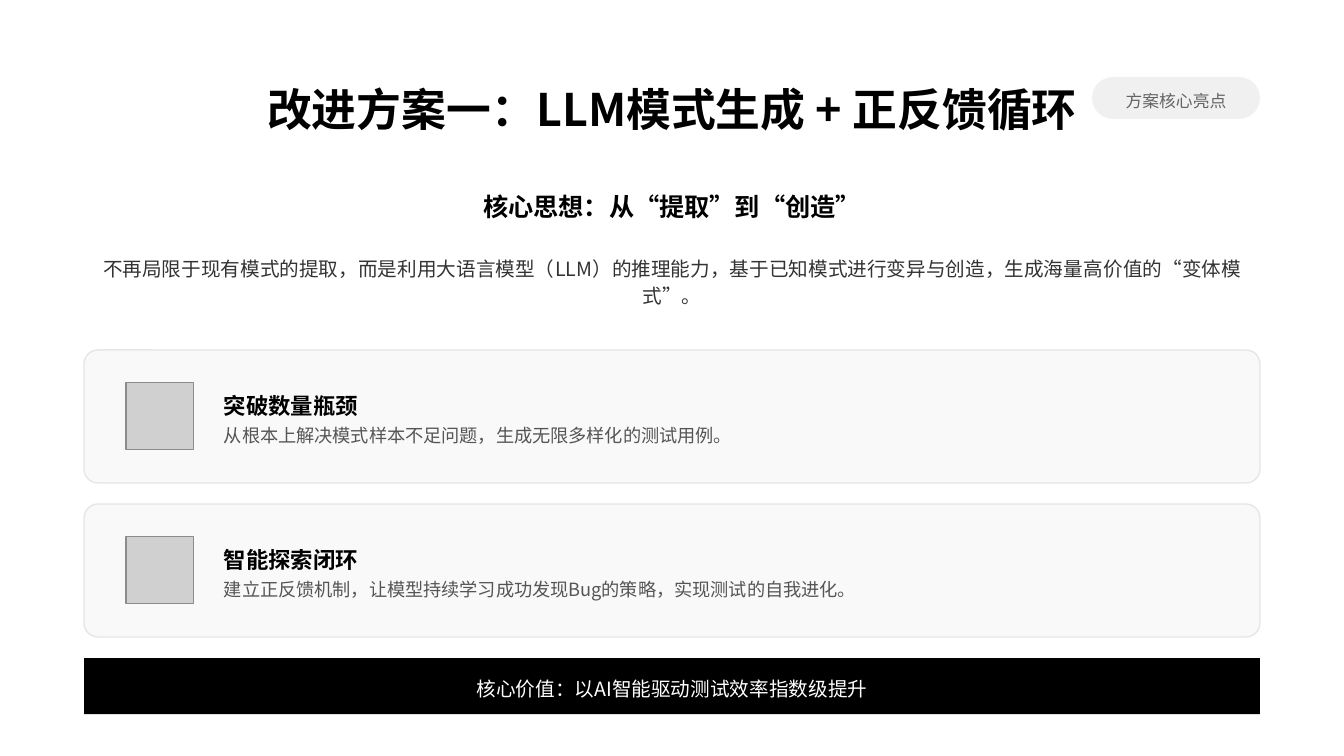
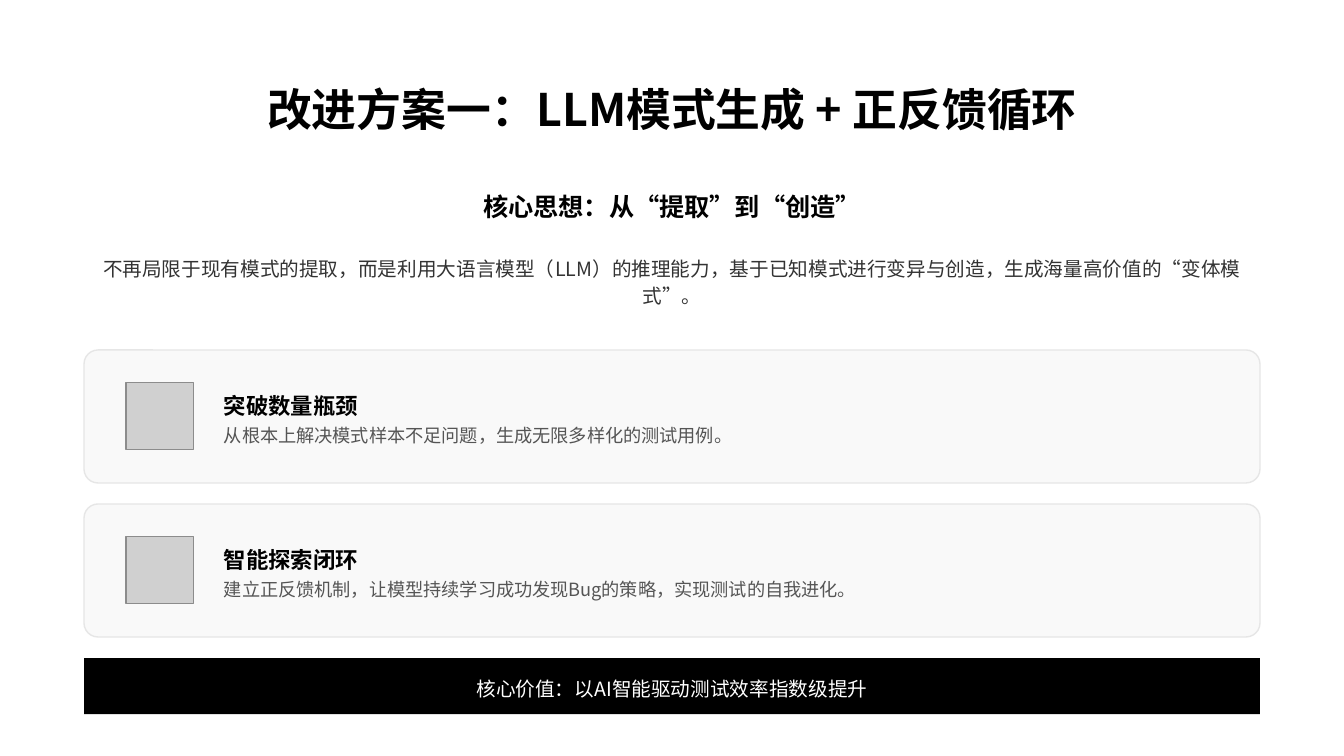
Before and after one commit to ourui0/PaperReading, a slide deck: slide 5 of ppt/OATest工具改进方案.pptx. Drawn at 1344x756 pixels with LibreOffice and Linux fonts; fonts in the diff are those of the drawing; grey boxes stand for pictures. Boxes give left, top, right and bottom in pixels: in the first picture for what was removed or moved away, otherwise in the second. Text is boxed around its words. In the diff, an @@ line names an element or a change of style, - is before the commit and + after.

```diff
--- a/ppt/OATest工具改进方案.pptx
+++ b/ppt/OATest工具改进方案.pptx
@@ rounded rectangle removed at (x1=1092, y1=77, x2=1260, y2=119) @@
-方案核心亮点
```
Also in this commit, not shown: 3 other slides changed, 1 slide added, 2 slides removed, 9 other files.
